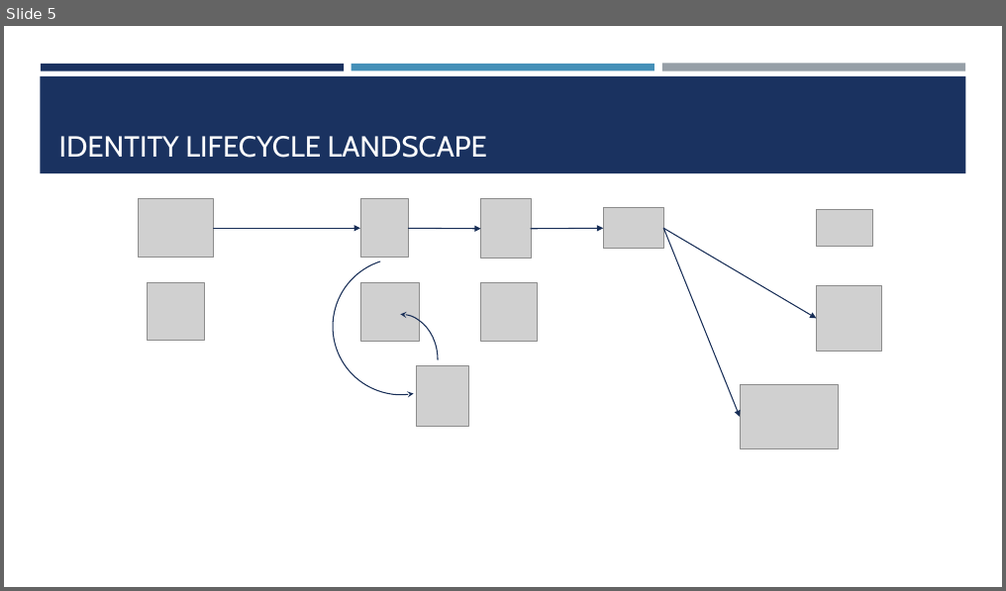
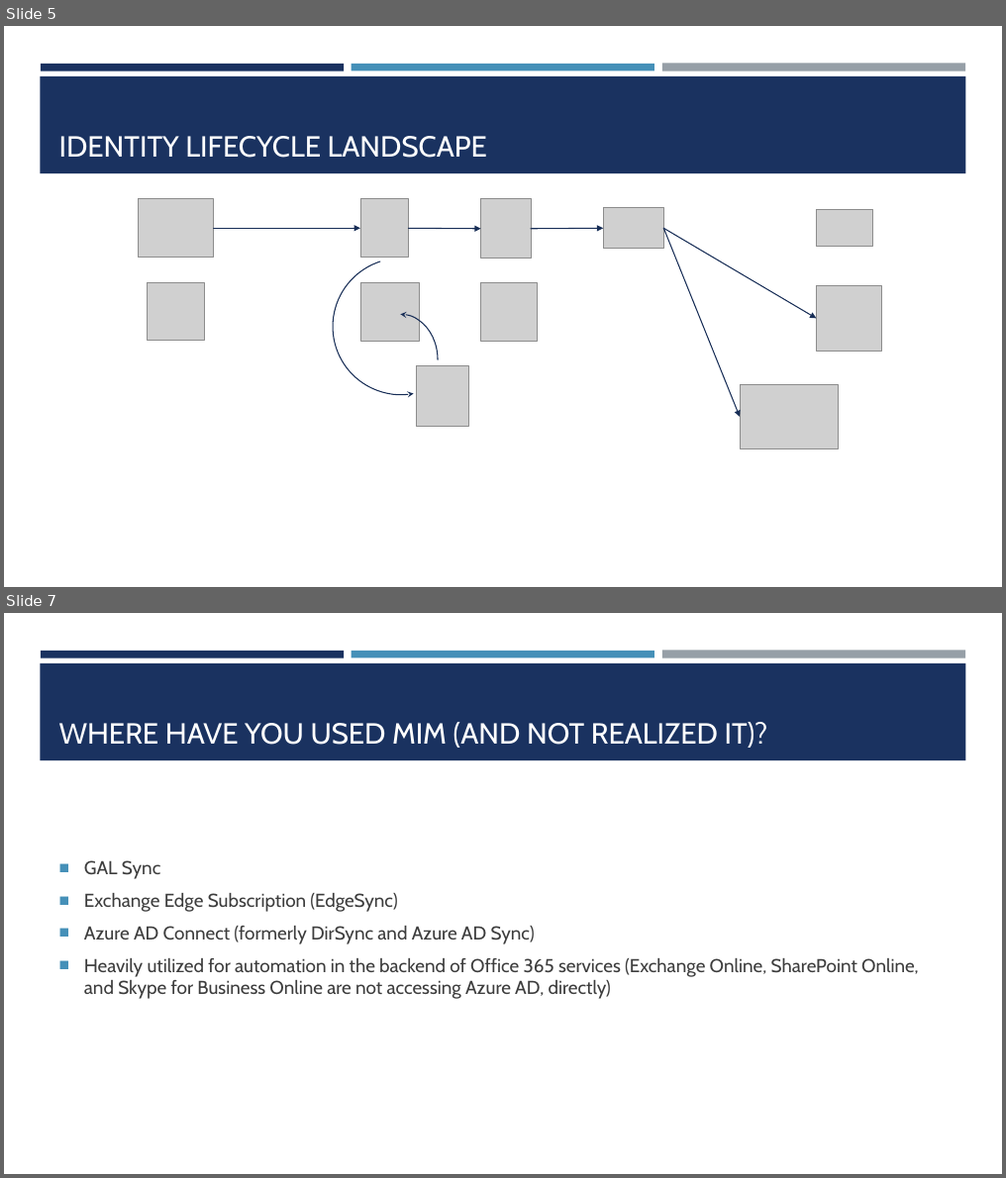
Before and after one commit to dustindortch/ConferencePresentations2019, a slide deck: PowerShell Identity Automation with MIM/PowerShell Identity Automation with MIM.pptx. Shown one above the other, each under a label of ours: slide 5 before the commit, slides 5 and 7 after it; the slides between them are not shown. The pictures are 1006x591 and 1006x1178 pixels, drawn with LibreOffice and Linux fonts; fonts in the diff are those of the drawing; grey boxes stand for pictures; background and template pictures are left out. Boxes give left, top, right and bottom in pixels: in the first picture for what was removed or moved away, otherwise in the second. Text is boxed around its words. In the diff, an @@ line names an element or a change of style, - is before the commit and + after.

```diff
--- a/PowerShell Identity Automation with MIM/PowerShell Identity Automation with MIM.pptx
+++ b/PowerShell Identity Automation with MIM/PowerShell Identity Automation with MIM.pptx
@@ slide 7 added at box(4, 613, 1002, 1174), background #FFFFFF; not listed: 4 template elements that a slide beside it also shows @@
@@ title added at box(59, 722, 768, 748), 28 pt, text #FFFFFF @@
+WHERE HAVE YOU USED MIM (AND NOT REALIZED IT)?
@@ text added at box(84, 861, 919, 999), 18 pt, text #3D3D3D @@
+■ GAL Sync
+■ Exchange Edge Subscription (EdgeSync)
+■ Azure AD Connect (formerly DirSync and Azure AD Sync)
+■ Heavily utilized for automation in the backend of Office 365 services (Exchange Online, SharePoint Online, and Skype for Business Online are not accessing Azure AD, directly)
```
Also in this commit, not shown: 2 slides changed, 3 other slides added.
